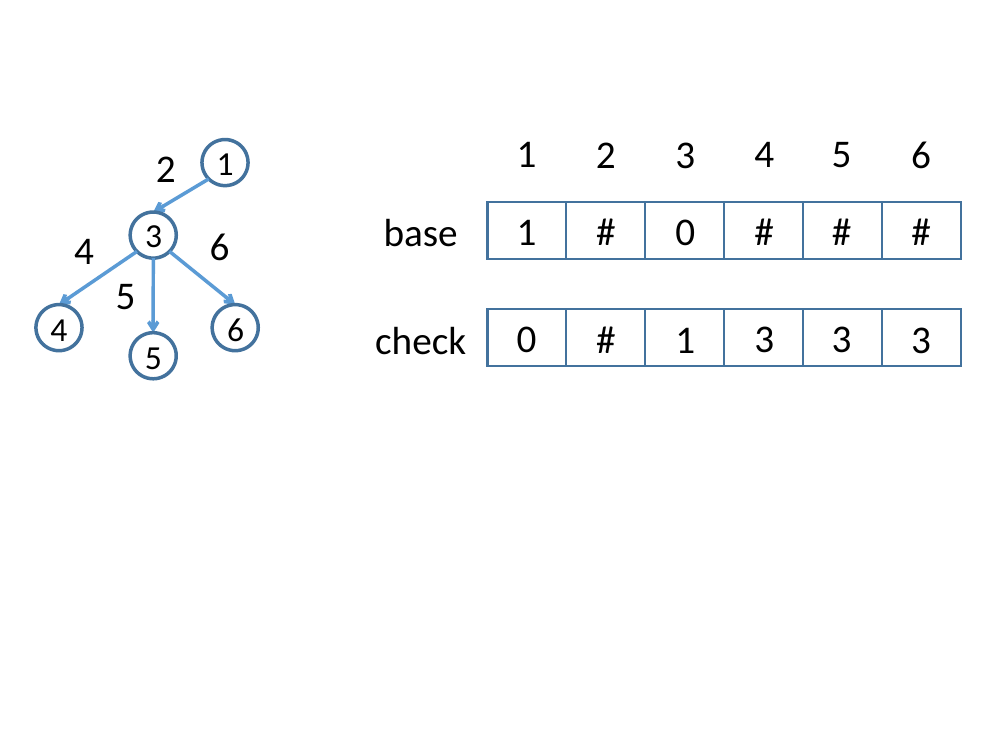
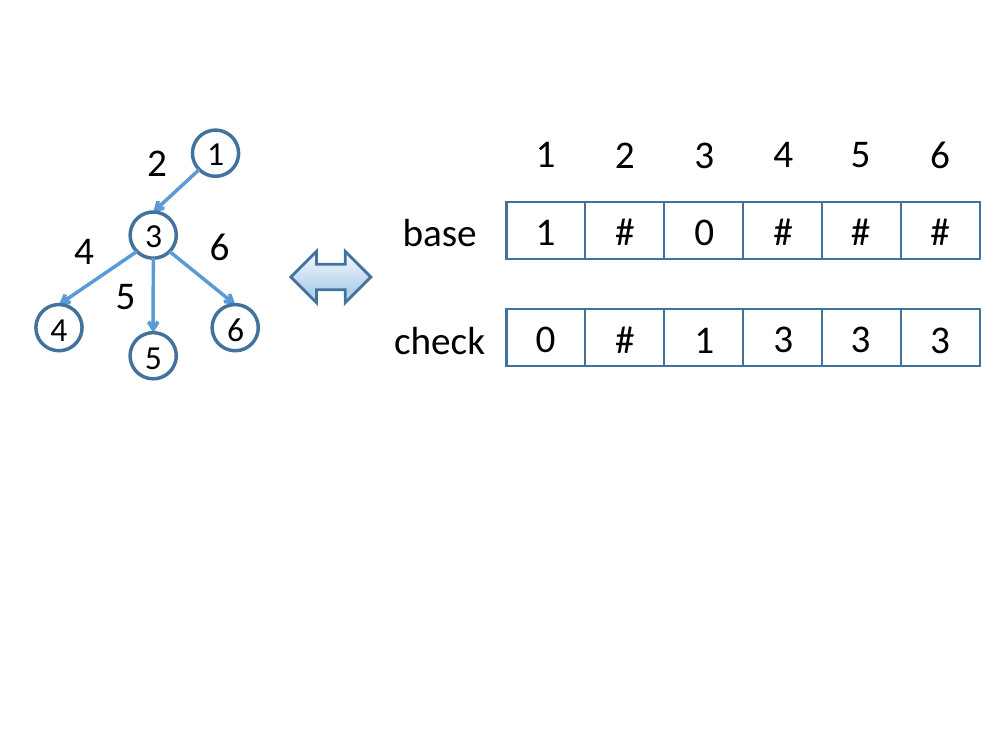
Before and after one commit to hshindo/DoubleArrayTrie.jl, a slide deck: slide 2 of figures.pptx. Drawn at 1008x756 pixels with LibreOffice and Linux fonts; fonts in the diff are those of the drawing. Boxes give left, top, right and bottom in pixels: in the first picture for what was removed or moved away, otherwise in the second. Text is boxed around its words. In the diff, an @@ line names an element or a change of style, - is before the commit and + after.

```diff
--- a/figures.pptx
+++ b/figures.pptx
@@ text "2": place and size @@
-text "2" at box(156, 156, 176, 182)
+text "2" at box(147, 150, 167, 176)
@@ text "1": place and size @@
-text "1" at box(217, 153, 234, 183)
+text "1" at box(207, 143, 224, 174)
@@ ellipse: place and size @@
-ellipse at box(202, 139, 248, 185)
+ellipse at box(193, 130, 239, 176)
@@ arrow moved from (209, 179) - (153, 212) to (200, 169) - (153, 212) @@
@@ 20 texts, 12 rectangles: place and size @@
-20 texts, 12 rectangles at box(375, 141, 961, 367)
+20 texts, 12 rectangles at box(394, 141, 980, 367)
@@ left right arrow added at box(291, 251, 371, 302), fill gradient #F7FAFD to #B5D2EC to #CEE1F2, outline #43739E 2 pt @@
```
Also in this commit, not shown: 1 other file.
